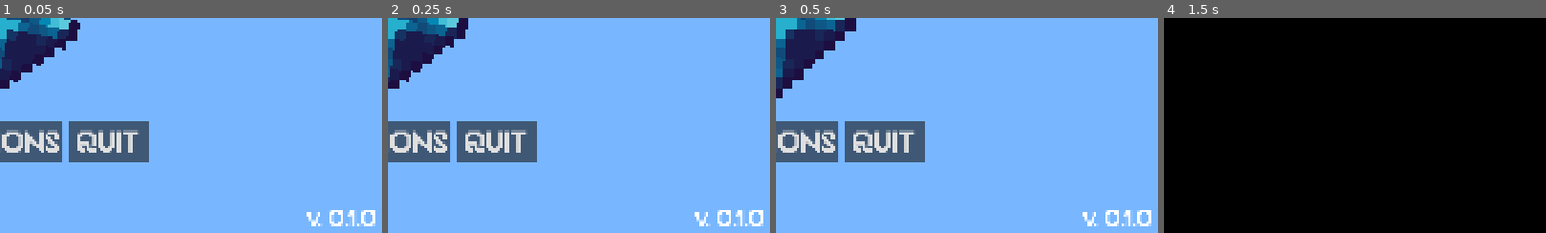
Above: before the commit, frames 1-4 (left to right).
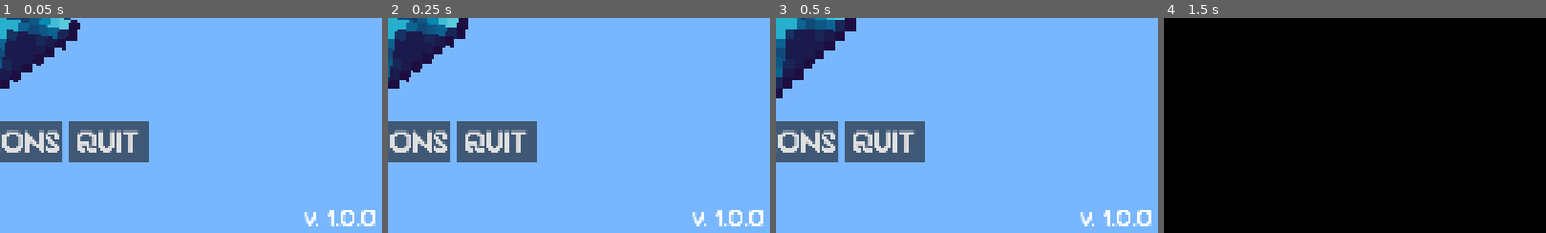
Above: after the commit, the same moments.

Repository: kyteidev/diamond-clicker-ultimate
Game: Godot game, scene res://scenes/menus/main_menu.tscn
Same seed, same stepped clock (60 frames per second), same inputs: the game is played once before the commit and once after it.
Inputs (mouse positions are % of the whole screen's width and height, from its top left):
- Up to frame 1 (0.05 s): no input
- Up to frame 2 (0.25 s): no input
- Up to frame 3 (0.5 s): no input
- Up to frame 4 (1.5 s): click "PLAY" at 0.5 s; tap Enter at 1.25 s; move the mouse to (72, 45) at 1.27 s; click (72, 45) at 1.35 s
The pictures show only the part of the screen within x 50-100%, y 50-100%; the shares and areas given below are measured in that part.

The runs differ from the first frame. In frame 1, 0.5% of the frame differs, in the area x 79-93%, y 89-97%; in frame 2, 0.5%; in frame 3, 0.5%; in frame 4, nothing differs.

Commit message:
bump version

Diff:
--- a/scenes/menus/main_menu.tscn
+++ b/scenes/menus/main_menu.tscn
@@ -116,7 +116,7 @@
 offset_right = -12.0
 grow_horizontal = 0
 grow_vertical = 0
-text = "v. 0.1.0"
+text = "v. 1.0.0"
 label_settings = SubResource("LabelSettings_4iqke")
 
 [connection signal="pressed" from="ButtonsContainer/PlayButton" to="." method="_on_play_button_pressed"]
